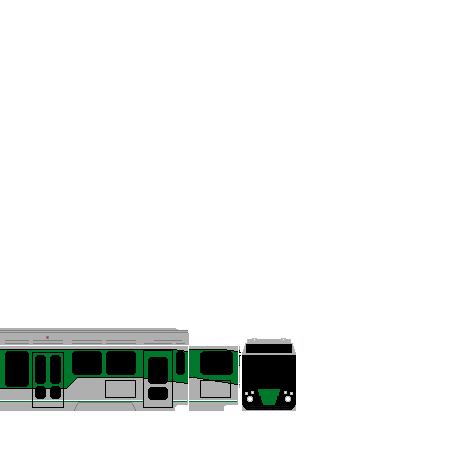
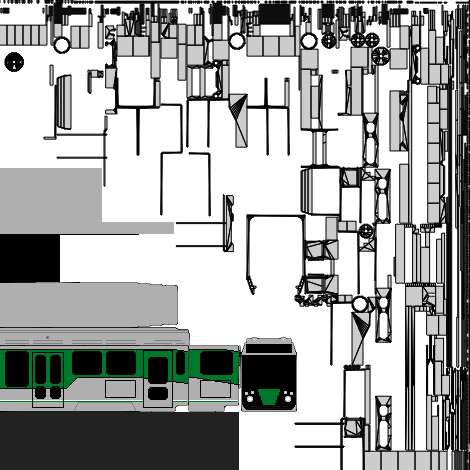
Layers edited between the first and the second 470×470 image:
painted on "Solid Colors" over [0, 168, 239, 470]
showed "Dropped Buffer", painted on it over [0, 0, 470, 470]
